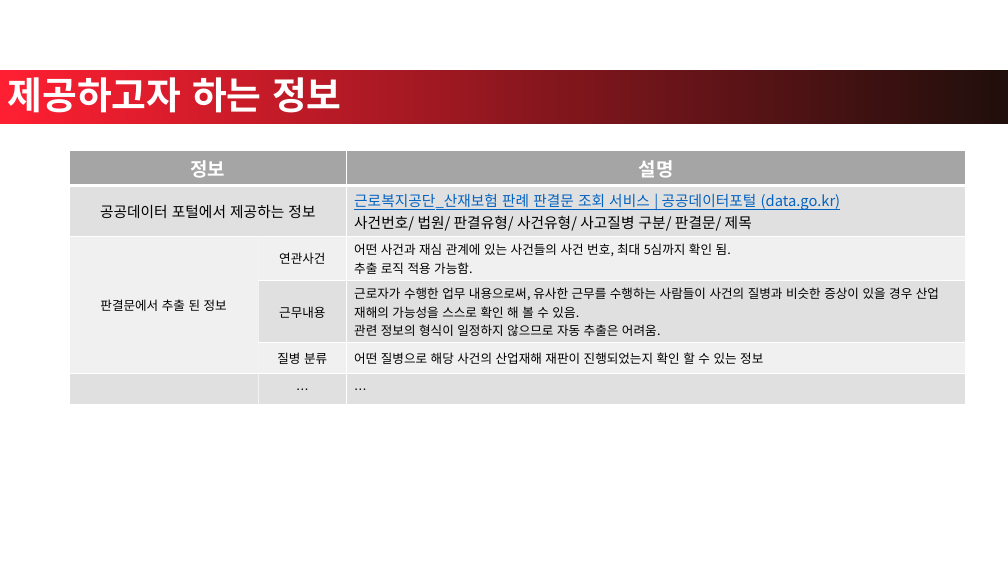
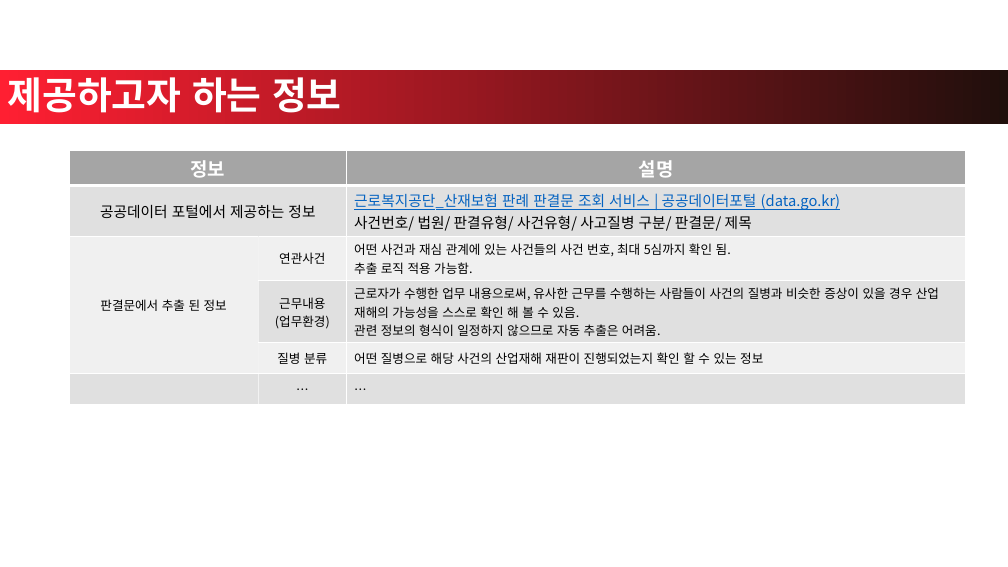
Before and after one commit to achimkoh/sanjae.crawler, a slide deck: slide 6 of Documents/c4k_query_ID_sentences.pptx. Drawn at 1008x567 pixels with LibreOffice and Linux fonts; fonts in the diff are those of the drawing; background and template pictures are left out. Boxes give left, top, right and bottom in pixels: in the first picture for what was removed or moved away, otherwise in the second. Text is boxed around its words. In the diff, an @@ line names an element or a change of style, - is before the commit and + after.

```diff
--- a/Documents/c4k_query_ID_sentences.pptx
+++ b/Documents/c4k_query_ID_sentences.pptx
@@ table at bbox=[70, 151, 966, 377] @@
-row 4, column 2: 근무내용
+row 4, column 2: 근무내용 / (업무환경)
```
Also in this commit, not shown: 2 other slides changed, 1 slide added, 1 other file.
